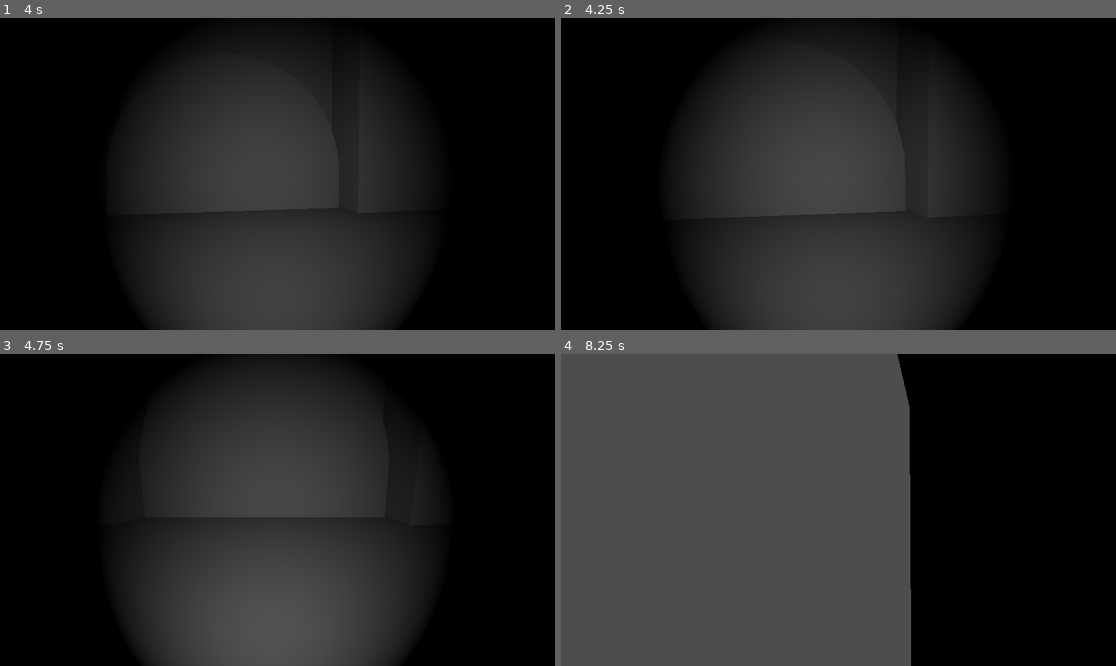
Above: before the commit, frames 1-4 (two rows, left to right).
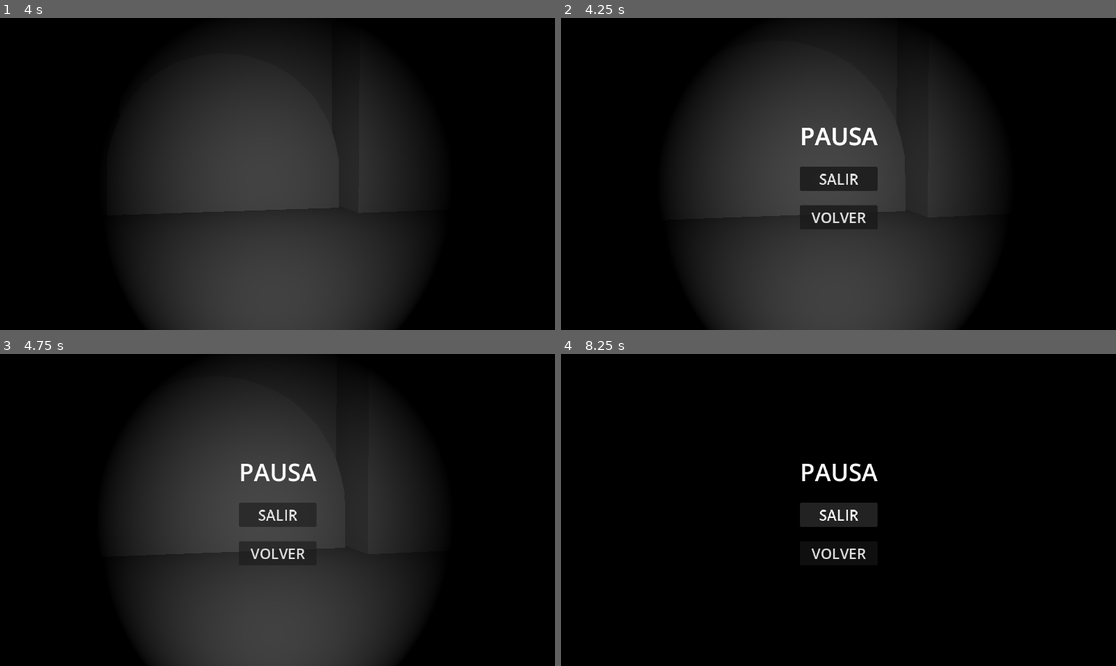
Above: after the commit, the same moments.

Repository: Fabricio-Romero/Juego_3D_Terror
Game: Godot game, scene res://Escenas/main.tscn
Same seed, same stepped clock (60 frames per second), same inputs: the game is played once before the commit and once after it.
Inputs (mouse positions are in pixels of both pictures, inside the frame that each line leads up to):
- Up to frame 1 (4 s): tap Enter at 0.5, 2 s; move the mouse to (305, 174) at 0.52 s; hold F (turn_light) 0.53-1.28 s; hold Up (move_forward) from 0.53 s (still down); tap Space (jump) at 0.77, 1.25, 1.52, 3.02, 3.5, 3.77 s; move the mouse to (249, 174) at 1.27 s; tap F (turn_light) at 1.35, 2.85 s; move the mouse to (288, 167) at 2.02 s; hold F (turn_light) 2.03-2.78 s; move the mouse to (271, 180) at 2.77 s; move the mouse to (316, 177) at 3.52 s; hold F (turn_light) from 3.53 s (still down)
- Up to frame 2 (4.25 s): keep holding Up (move_forward); keep holding F (turn_light); tap Escape (Pausa, bound only after the commit) at 4.15 s
- Up to frame 3 (4.75 s): release Up (move_forward) at 4.25 s; release F (turn_light) at 4.25 s; click (277, 553) at 4.25 s, where only the run after the commit has a clickable "VOLVER"
- Up to frame 4 (8.25 s): tap Enter at 5 s; move the mouse to (794, 506) at 5.02 s; hold Up (move_forward) 5.03-6.53 s; tap F (turn_light) at 5.1, 6.6, 8.1 s; tap Space (jump) at 5.27, 5.75, 6.77, 7.52 s; move the mouse to (844, 510) at 5.77 s; hold F (turn_light) 5.78-6.53 s; move the mouse to (816, 503) at 6.52 s; hold Right (move_right) 6.53-7.28 s; move the mouse to (866, 510) at 7.27 s; hold F (turn_light) 7.28-8.03 s; hold Up (move_forward) from 7.28 s (still down); move the mouse to (810, 510) at 8.02 s

Frame 1 is identical in both runs. In frame 2, 1.9% of the frame differs, in the area x 43-58%, y 34-66%; in frame 3, 1.7%; in frame 4, 63%, in the area x 0-64%, y 0-100%.

Commit message:
Se agrego menu de pausa con errores

Diff:
--- a/Escenas/Linterna.tscn
+++ b/Escenas/Linterna.tscn
@@ -1,6 +1,6 @@
 [gd_scene format=3 uid="uid://dslxus0afb3s6"]
 
-[ext_resource type="Script" uid="uid://b4i8tgc8xaek0" path="res://Linterna.gd" id="1_msvvr"]
+[ext_resource type="Script" uid="uid://b4i8tgc8xaek0" path="res://Escenas/Linterna.gd" id="1_msvvr"]
 [ext_resource type="PackedScene" uid="uid://cpiq3vfeqyw2" path="res://Assets/Modelos3D/linterna.fbx" id="2_hwtji"]
 
 [node name="NodeLinterna" type="Node3D" unique_id=1796838293]
--- /dev/null
+++ b/Escenas/game_controller.gd
@@ -0,0 +1,20 @@
+class_name gameController
+
+extends Node
+
+var menu_pausa = preload("res://Escenas/menu_pausa.tscn")
+
+@export var pausa_activa = false
+var instancia_pausa
+
+func _input(event: InputEvent) -> void:
+	if event.is_action_pressed("Pausa"):
+		if pausa_activa == false:
+			instancia_pausa = menu_pausa.instantiate()
+			add_child(instancia_pausa)
+			Input.mouse_mode = Input.MOUSE_MODE_CONFINED
+			pausa_activa = true
+		else:
+			Input.mouse_mode = Input.MOUSE_MODE_CAPTURED
+			instancia_pausa.queue_free()
+			pausa_activa = false
--- a/Escenas/main.tscn
+++ b/Escenas/main.tscn
@@ -2,6 +2,7 @@
 
 [ext_resource type="PackedScene" uid="uid://bnl7effal4ppg" path="res://Escenas/jugador.tscn" id="1_6lbni"]
 [ext_resource type="PackedScene" uid="uid://cp3iblpioqslw" path="res://Assets/Modelos3D/escuela.fbx" id="1_vt1rs"]
+[ext_resource type="Script" uid="uid://cxaqe56wjf0fj" path="res://Escenas/game_controller.gd" id="3_0kh0y"]
 
 [sub_resource type="BoxShape3D" id="BoxShape3D_eqas1"]
 size = Vector3(100, 0.5, 100)
@@ -19,3 +20,6 @@
 transform = Transform3D(1, 0, 0, 0, 1, 0, 0, 0, 1, 0, -4, 0)
 
 [node name="Jugador" parent="." unique_id=707297157 instance=ExtResource("1_6lbni")]
+
+[node name="GameController" type="Node" parent="." unique_id=354835355]
+script = ExtResource("3_0kh0y")
--- /dev/null
+++ b/Escenas/menu_pausa.gd
@@ -0,0 +1,13 @@
+class_name menu_pausa_class
+extends Control
+
+func _on_btn_salir_pressed() -> void:
+	get_tree().quit()
+	pass # Replace with function body.
+
+
+func _on_btn_volver_pressed() -> void:
+	Input.mouse_mode = Input.MOUSE_MODE_CAPTURED
+	GameController.pausa_activa = false
+	queue_free()
+	pass # Replace with function body.
--- /dev/null
+++ b/Escenas/menu_pausa.tscn
@@ -0,0 +1,47 @@
+[gd_scene format=3 uid="uid://de4mvue3vq5gi"]
+
+[ext_resource type="Script" uid="uid://bbdlms1g54oyg" path="res://Escenas/menu_pausa.gd" id="1_vhfbk"]
+
+[node name="MenuPausa" type="Control" unique_id=840258224]
+layout_mode = 3
+anchors_preset = 15
+anchor_right = 1.0
+anchor_bottom = 1.0
+grow_horizontal = 2
+grow_vertical = 2
+script = ExtResource("1_vhfbk")
+
+[node name="VBoxContainer" type="VBoxContainer" parent="." unique_id=2064499847]
+layout_mode = 1
+anchors_preset = 8
+anchor_left = 0.5
+anchor_top = 0.5
+anchor_right = 0.5
+anchor_bottom = 0.5
+offset_left = -26.0
+offset_top = -42.0
+offset_right = 26.0
+offset_bottom = 42.0
+grow_horizontal = 2
+grow_vertical = 2
+theme_override_constants/separation = 30
+
+[node name="Pausa" type="Label" parent="VBoxContainer" unique_id=1754838685]
+layout_mode = 2
+theme_override_font_sizes/font_size = 50
+text = "PAUSA"
+
+[node name="BtnSalir" type="Button" parent="VBoxContainer" unique_id=530344997]
+texture_filter = 1
+layout_mode = 2
+theme_override_font_sizes/font_size = 30
+text = "SALIR
+"
+
+[node name="BtnVolver" type="Button" parent="VBoxContainer" unique_id=1846156504]
+layout_mode = 2
+theme_override_font_sizes/font_size = 30
+text = "VOLVER"
+
+[connection signal="pressed" from="VBoxContainer/BtnSalir" to="." method="_on_btn_salir_pressed"]
+[connection signal="pressed" from="VBoxContainer/BtnVolver" to="." method="_on_btn_volver_pressed"]
--- a/project.godot
+++ b/project.godot
@@ -14,6 +14,10 @@
 run/main_scene="uid://boynf7hxx7trp"
 config/features=PackedStringArray("4.6", "Mobile")
 config/icon="res://icon.svg"
+
+[autoload]
+
+GameController="*uid://cxaqe56wjf0fj"
 
 [filesystem]
 
@@ -60,6 +64,11 @@
 "events": [Object(InputEventKey,"resource_local_to_scene":false,"resource_name":"","device":-1,"window_id":0,"alt_press …(192 unchanged characters)…
 ]
 }
+Pausa={
+"deadzone": 0.2,
+"events": [Object(InputEventKey,"resource_local_to_scene":false,"resource_name":"","device":-1,"window_id":0,"alt_pressed":false,"shift_pressed":false,"ctrl_pressed":false,"meta_pressed":false,"pressed":false,"keycode":0,"physical_keycode":4194305,"key_label":0,"unicode":0,"location":0,"echo":false,"script":null)
+]
+}
 
 [physics]
 
Renamed: Linterna.gd -> Escenas/Linterna.gd
Renamed: Linterna.gd.uid -> Escenas/Linterna.gd.uid
Not shown, added: Escenas/game_controller.gd.uid
Not shown, added: Escenas/menu_pausa.gd.uid
